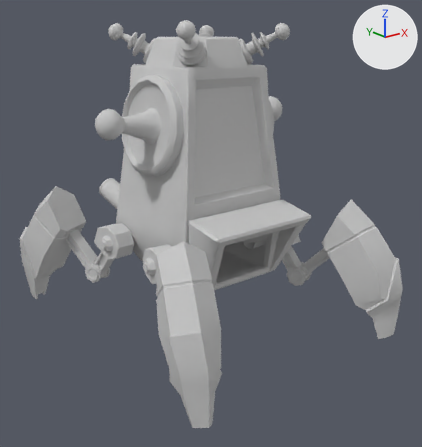
An edit to the FBX model resource/3d/Drones/Drone_EMP/0508 최종수정본/Drone_EMP.FBX, drawn before and after from the same camera.
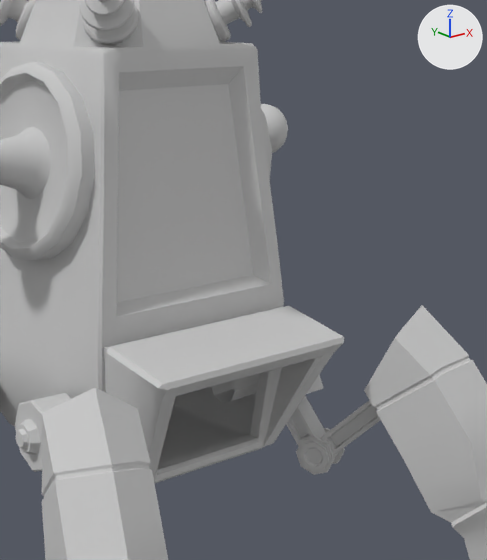
Old and new are each drawn whole from a 50 mm lens placed at (-1.543, -2.003, 1.241), pointed at (0.013, -0.058, 0.463) and again close up on the part from 32% to 91% of the width and 10% to 74% of the height. Lighting does not change. The marker at upper right points along +X, +Y and +Z. The close-ups show mesh edges as thin lines. Where no turn or scale is listed for an object, it has been applied to the vertices.

The first close-up shows 'EMP_modeling'.
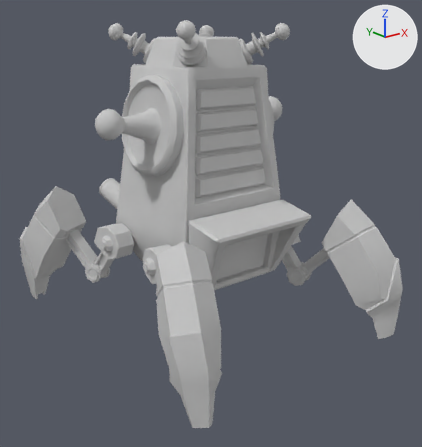
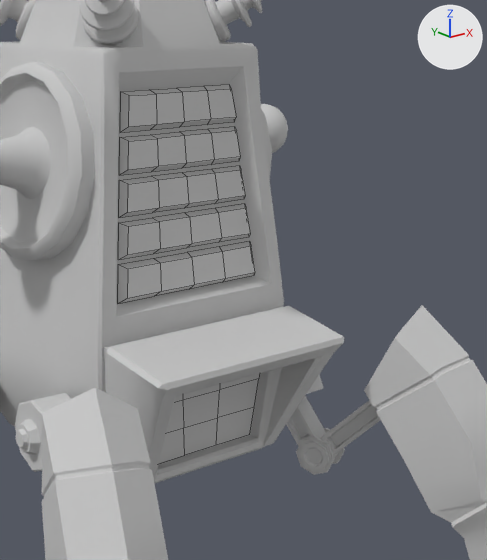
Boxes (x1, y1, x2, y2) around the edits, measured in the close-ups (487 x 560 px):
```json
{"object": "EMP_model_light_Emission", "change": "added", "after": [118, 85, 259, 463]}
```

The change, as JSON lines over the scene's bpy script:
```json
{"op": "add", "block": "mat_02___default", "code": ["mat_02___default = principled_material('02 - Default')", "mat_02___default.base_color = (0.588, 0.588, 0.588)  # light grey #cacaca", "mat_02___default.roughness = 0.859"]}
{"op": "add", "block": "me_mesh_001", "code": ["me_mesh_001 = bpy.data.meshes.new('Mesh.001')", "me_mesh_001.from_pydata(...)  # 116 vertices, 79 faces; spans x -0.191..0.191, y -0.224..-0.135, z 0.268..1.037", "me_mesh_001.materials.append(mat_02___default)  # light grey #cacaca"]}
{"op": "add", "block": "ob_emp_model_light_emission", "code": ["ob_emp_model_light_emission = bpy.data.objects.new('EMP_model_light_Emission', me_mesh_001)", "ob_emp_model_light_emission.location = (0.0, -0.033, 0.022)"]}
```
